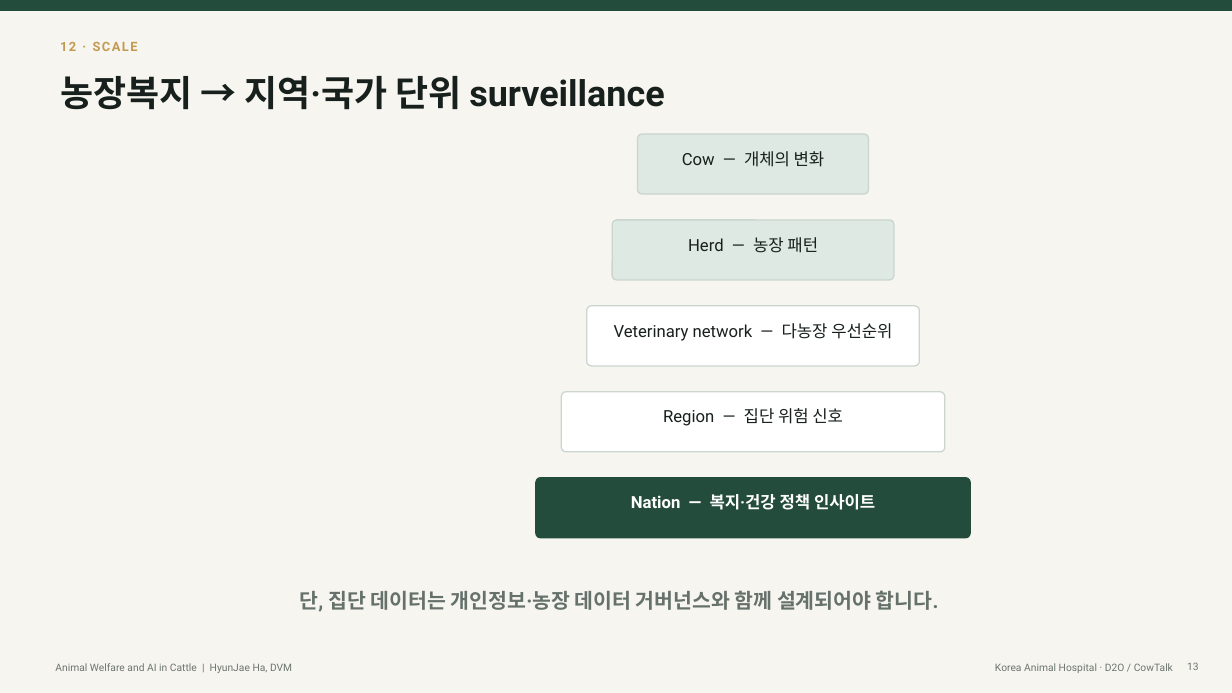
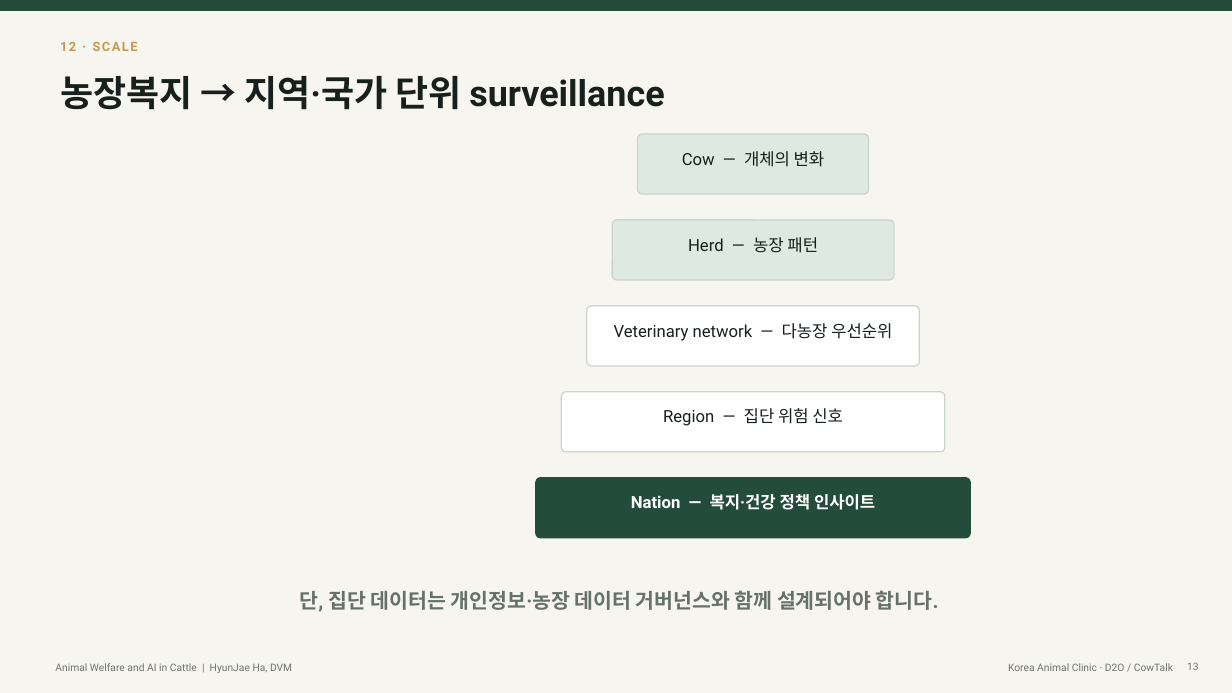
Before and after one commit to hhj3150/Dr-Ha--agent, a slide deck: slide 13 of deliverables/vet-society-2026-11-02-animal-welfare-ai/Animal_Welfare_AI_Cattle_발표자노트포함.pptx. Drawn at 1232x693 pixels with LibreOffice and Linux fonts; fonts in the diff are those of the drawing. Boxes give left, top, right and bottom in pixels: in the first picture for what was removed or moved away, otherwise in the second. Text is boxed around its words. In the diff, an @@ line names an element or a change of style, - is before the commit and + after.

```diff
--- a/deliverables/vet-society-2026-11-02-animal-welfare-ai/Animal_Welfare_AI_Cattle_발표자노트포함.pptx
+++ b/deliverables/vet-society-2026-11-02-animal-welfare-ai/Animal_Welfare_AI_Cattle_발표자노트포함.pptx
@@ text at (1008, 663, 1173, 671): text changed @@
-Korea Animal Hospital · D2O / CowTalk
+Korea Animal Clinic · D2O / CowTalk
```
Also in this commit, not shown: 14 other slides changed, 1 other file.
